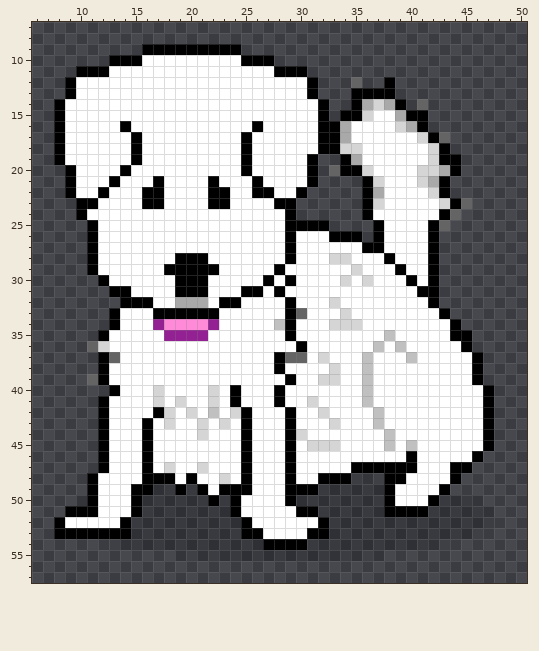
Two states of a pixel-art sprite, img/forest-sit-4.png. That is the earlier state.
The file is 64x64 pixels. Pixels under 10% opacity are left out. Colours within 5 levels of each other are drawn and written as one. Shown: x 6..50, y 7..57.
And afterwards:
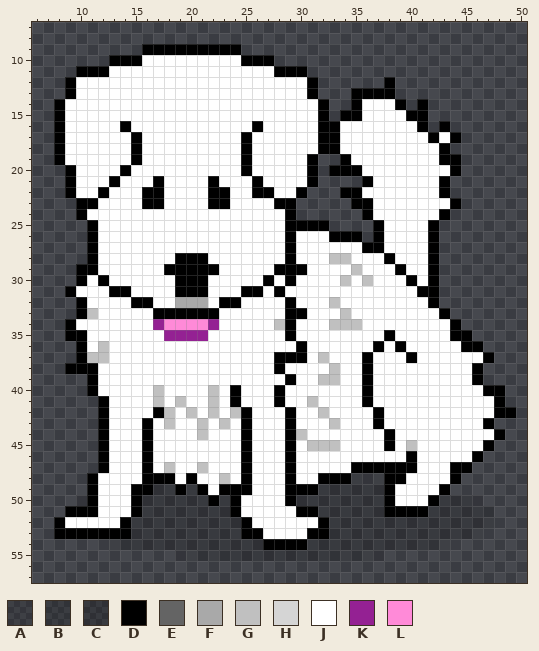
Palette (. is transparent): A #0000001c  B #00000028  C #00000032  D #000000  E #646464  F #a9a9a9  G #c0c0c0  H #d5d5d5  J #ffffff  K #942193  L #ff8ad8
Message: forest walks and pees
Changes in this commit:
@@ x 6..50 @@
 11 ....DDDJJJJJJJJJJJJJJJDDD....................
-12 ...DJJJJJJJJJJJJJJJJJJJJJD...E..D............
+12 ...DJJJJJJJJJJJJJJJJJJJJJD......D............
 13 ...DJJJJJJJJJJJJJJJJJJJJJD...DDDD............
-14 ..DJJJJJJJJJJJJJJJJJJJJJJJD..DFHFD.E.........
-15 ..DJJJJJJJJJJJJJJJJJJJJJJJD.DDHJJFDD.........
-16 ..DJJJJJDJJJJJJJJJJJDJJJJJDDFJJJJHFD.........
-17 ..DJJJJJJDJJJJJJJJJDJJJJJJDDFJJJJJJHDE.......
-18 ..DJJJJJJDJJJJJJJJJDJJJJJJDDHHJJJJJJHD.......
-19 ..DJJJJJJDJJJJJJJJJDJJJJJD..DFJJJJJJHDD......
-20 ...DJJJJDJJJJJJJJJJDJJJJJD.EDDHJJJJHHFD......
-21 ...DJJJDJJJDJJJJDJJJDJJJJD....DHJJJHFD.......
-22 ...DJJDJJJDDJJJJDDJJDDJJD.....DFJJJJHD.......
-23 ....DDJJJJDDJJJJDDJJJJDD......DHJJJJJHDE.....
-24 ....DJJJJJJJJJJJJJJJJJJD......DJJJJJJDE......
-25 .....DJJJJJJJJJJJJJJJJJDDDD....DJJJJDE.......
+14 ..DJJJJJJJJJJJJJJJJJJJJJJJD..DJJJD.D.........
+15 ..DJJJJJJJJJJJJJJJJJJJJJJJD.DDJJJJDD.........
+16 ..DJJJJJDJJJJJJJJJJJDJJJJJDDJJJJJJJD.D.......
+17 ..DJJJJJJDJJJJJJJJJDJJJJJJDDJJJJJJJJDJD......
+18 ..DJJJJJJDJJJJJJJJJDJJJJJJDDJJJJJJJJJD.......
+19 ..DJJJJJJDJJJJJJJJJDJJJJJD..DJJJJJJJJDD......
+20 ...DJJJJDJJJJJJJJJJDJJJJJD.DDDJJJJJJJJD......
+21 ...DJJJDJJJDJJJJDJJJDJJJJD....DJJJJJJD.......
+22 ...DJJDJJJDDJJJJDDJJDDJJD...DDJJJJJJJD.......
+23 ....DDJJJJDDJJJJDDJJJJDD.....DDJJJJJJJD......
+24 ....DJJJJJJJJJJJJJJJJJJD......DJJJJJJD.......
+25 .....DJJJJJJJJJJJJJJJJJDDDD....DJJJJD........
 26 .....DJJJJJJJJJJJJJJJJJDJJJDDD.DJJJJD........
 27 .....DJJJJJJJJJJJJJJJJJDJJJJJJDDJJJJD........
-28 .....DJJJJJJJDDDJJJJJJJDJJJHHJJJDJJJD........
-29 .....DJJJJJJDDDDDJJJJJDJJJJJJHJJJDJJD........
-30 ......DJJJJJJDDDJJJJJDJDJJJJHJHJJJDJD........
-31 .......DDJJJJDDDJJJDDJDJJJJJJJJJJJJDD........
-32 ........DDDJJFFFJDDJJJJDJJJHJJJJJJJJD........
-33 .......DJJJDDDDDDJJJJJJDEJJJHJJJJJJJJD.......
-34 .......DJJJKLLLLKJJJJJGDJJJHHHJJJJJJJJD......
-35 ......DJJJJJKKKKJJJJJJJDJJJJJJJJGJJJJJDD.....
-36 .....EHJJJJJJJJJJJJJJJJJDJJJJJJGJGJJJJJD.....
-37 ......DEJJJJJJJJJJJJJJDEEJHJJJGJJJGJJJJJD....
-38 ......DJJJJJJJJJJJJJJJDJJJJHJJGJJJJJJJJJD....
-39 .....EDJJJJJJJJJJJJJJJJDJJHHJJGJJJJJJJJJD....
-40 .......DJJJHJJJJHJDJJJDJJJJJJJGJJJJJJJJJJD...
-41 ......DJJJJHJHJJHJDJJJDJJHJJJJGJJJJJJJJJJD...
-42 ......DJJJJDHJHJGJHDJJJDJJHJJJJGJJJJJJJJJD...
-43 ......DJJJDJHJJHJHJDJJJDJJJHJJJGJJJJJJJJJD...
-44 ......DJJJDJJJJHJJJDJJJDHJJJJJJJGJJJJJJJJD...
-45 ......DJJJDJJJJJJJJDJJJDJHHHJJJJGJGJJJJJJD...
+28 .....DJJJJJJJDDDJJJJJJJDJJJGGJJJDJJJD........
+29 ....DDJJJJJJDDDDDJJJJJDDDJJJJGJJJDJJD........
+30 ....DJDJJJJJJDDDJJJJJDJDJJJJGJGJJJDJD........
+31 ...DJJJDDJJJJDDDJJJDDJDJJJJJJJJJJJJDD........
+32 ....DJJJJDDJJFFFJDDJJJJDJJJGJJJJJJJJD........
+33 ....DGJJJJJDDDDDDJJJJJJDDJJJGJJJJJJJJD.......
+34 ...DJJJJJJJKLLLLKJJJJJGDJJJGGGJJJJJJJJD......
+35 ...DDJJJJJJJKKKKJJJJJJJDJJJJJJJJDJJJJJDD.....
+36 ....DJGJJJJJJJJJJJJJJJJJDJJJJJJDJDJJJJJDD....
+37 ....DGGJJJJJJJJJJJJJJJDDDJGJJJDJJJDJJJJJJD...
+38 ...DDDJJJJJJJJJJJJJJJJDJJJJGJJDJJJJJJJJJD....
+39 .....DJJJJJJJJJJJJJJJJJDJJGGJJDJJJJJJJJJD....
+40 .....DJJJJJGJJJJGJDJJJDJJJJJJJDJJJJJJJJJJDD..
+41 ......DJJJJGJGJJGJDJJJDJJGJJJJDJJJJJJJJJJJD..
+42 ......DJJJJDGJGJGJGDJJJDJJGJJJJDJJJJJJJJJJDD.
+43 ......DJJJDJGJJGJGJDJJJDJJJGJJJDJJJJJJJJJD...
+44 ......DJJJDJJJJGJJJDJJJDGJJJJJJJDJJJJJJJJJD..
+45 ......DJJJDJJJJJJJJDJJJDJGGGJJJJDJGJJJJJJD...
 46 ......DJJJDJJJJJJJJDJJJDJJJJJJJJJJDJJJJJD....
-47 ......DJJJDJHJJHJJJDJJJDJJJJJDDDDDDJJJDD.....
-48 .....DJJJJDDDJDJJHJDJJJDJJDDDBAADDJJJJD......
+47 ......DJJJDJGJJGJJJDJJJDJJJJJDDDDDDJJJDD.....
+48 .....DJJJJDDDJDJJGJDJJJDJJDDDBAADDJJJJD......
 49 .....DJJJDDCCDCDJDDDJJJDDDCCCCCCDJJJJD.......
Pixel boxes of the changes (left, top, right, bottom) in both pictures:
changed: (329, 77, 472, 231)
changed: (65, 253, 417, 484)
changed: (472, 341, 516, 440)
